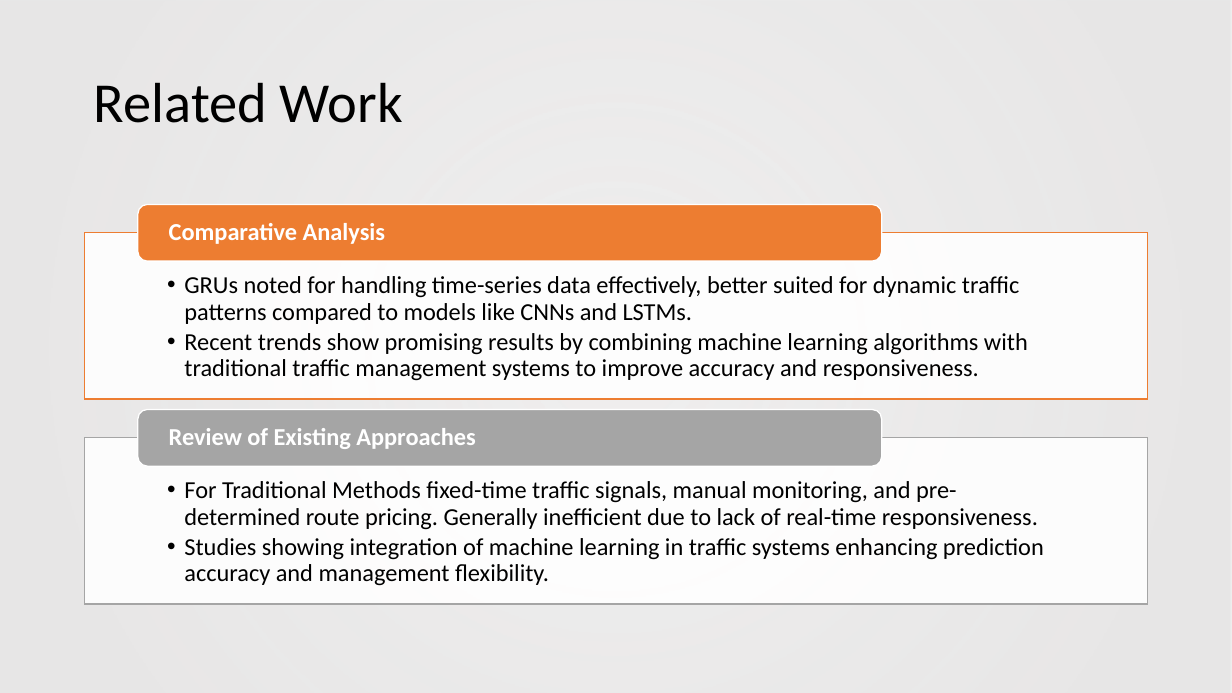
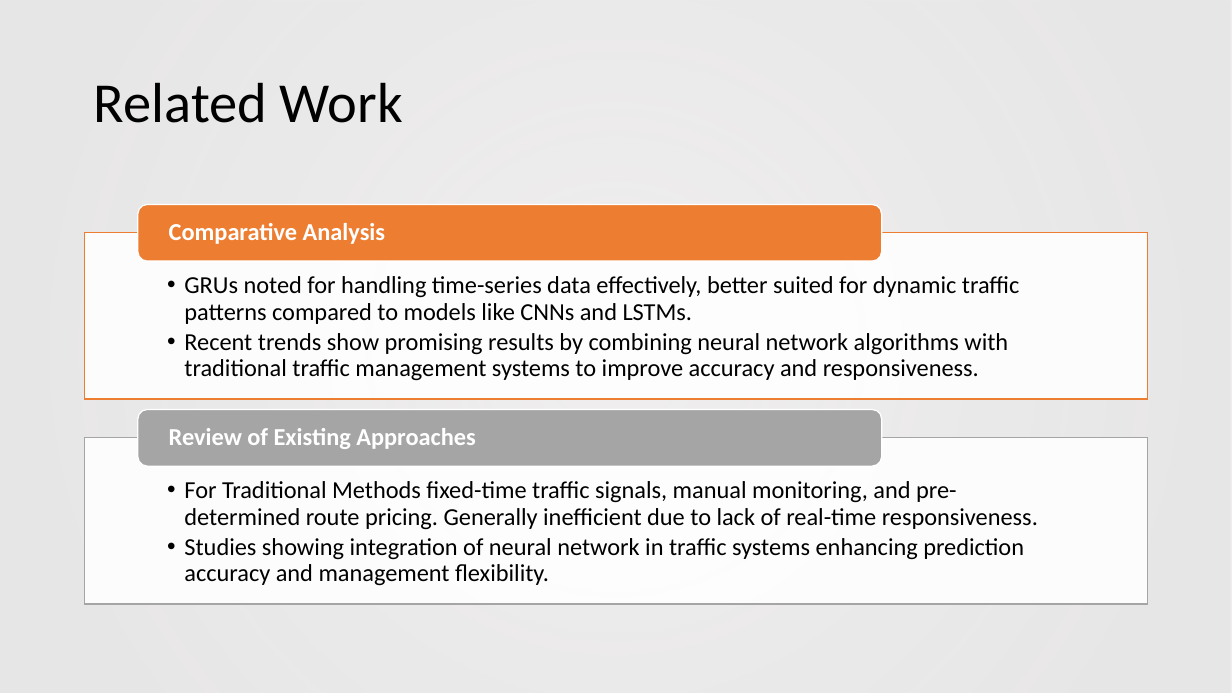
Before and after one commit to bhanuchandrika99/NNDL_Final_Project, a slide deck: slide 6 of Presentation.pptx. Drawn at 1232x693 pixels with LibreOffice and Linux fonts; fonts in the diff are those of the drawing; background and template pictures are left out. Boxes give left, top, right and bottom in pixels: in the first picture for what was removed or moved away, otherwise in the second. Text is boxed around its words. In the diff, an @@ line names an element or a change of style, - is before the commit and + after.

```diff
--- a/Presentation.pptx
+++ b/Presentation.pptx
@@ text at (184,333,1008,381): text changed @@
-  • Recent trends show promising results by combining machine learning algorithms with traditional traffic management systems to improve accuracy and responsiveness.
+  • Recent trends show promising results by combining neural network algorithms with traditional traffic management systems to improve accuracy and responsiveness.
@@ text at (184,538,1024,586): text changed @@
-  • Studies showing integration of machine learning in traffic systems enhancing prediction accuracy and management flexibility.
+  • Studies showing integration of neural network in traffic systems enhancing prediction accuracy and management flexibility.
```
Also in this commit, not shown: 6 other slides changed.
